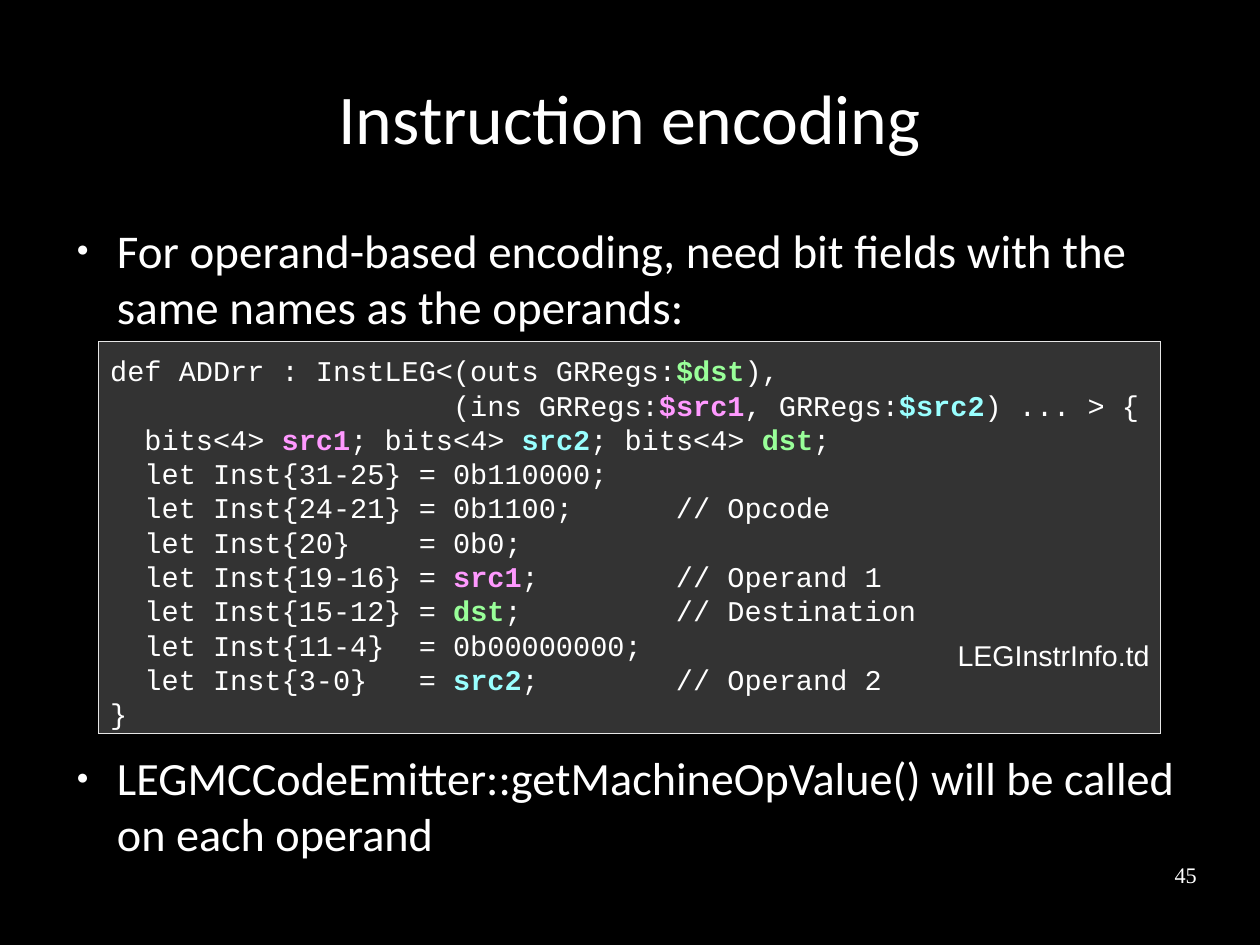
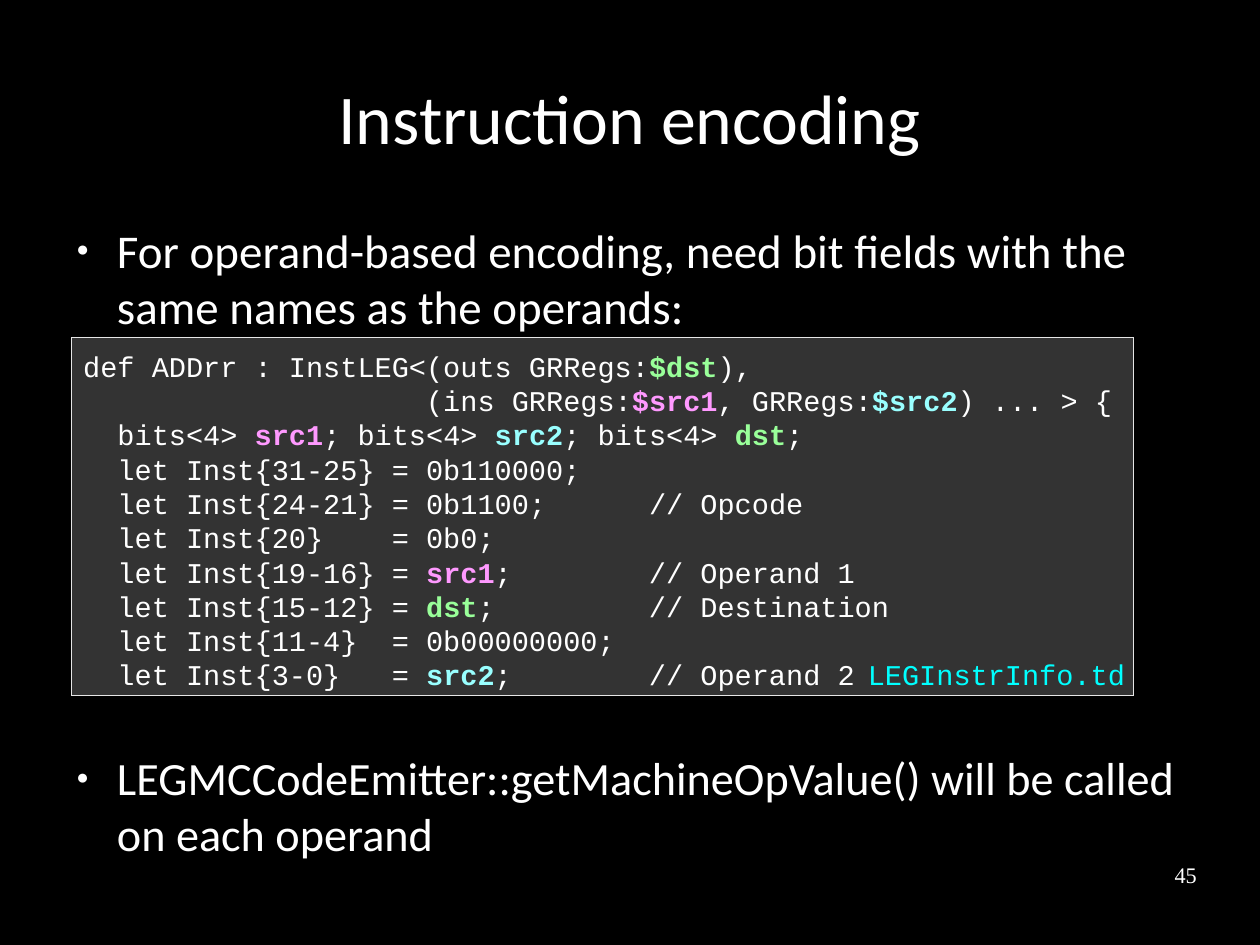
Before and after one commit to frasercrmck/llvm-leg, a slide deck: slide 45 of docs/Codeplay/Slides.odp. Drawn at 1260x945 pixels with LibreOffice and Linux fonts; fonts in the diff are those of the drawing. Boxes give left, top, right and bottom in pixels: in the first picture for what was removed or moved away, otherwise in the second. Text is boxed around its words. In the diff, an @@ line names an element or a change of style, - is before the commit and + after.

Commit message:
Fixing code text box / file name layout.

```diff
--- a/docs/Codeplay/Slides.odp
+++ b/docs/Codeplay/Slides.odp
@@ text in rectangle at [72, 337, 1134, 695]: paragraph removed @@
-}
@@ rectangle "def ADDrr : InstLEG<(outs GRRegs:$dst),": place and size @@
-rectangle "def ADDrr : InstLEG<(outs GRRegs:$dst)," at [99, 342, 1162, 733]
+rectangle "def ADDrr : InstLEG<(outs GRRegs:$dst)," at [72, 337, 1134, 695]
@@ text "LEGInstrInfo.td": place and size @@
-text "LEGInstrInfo.td" at [958, 645, 1150, 667]
+text "LEGInstrInfo.td" at [868, 665, 1125, 686]
@@ text "LEGInstrInfo.td" at [868, 665, 1125, 686]: font Arial to Courier New, text colour #FFFFFF to #00FFFF @@
```
Also in this commit, not shown: 12 other slides changed.
